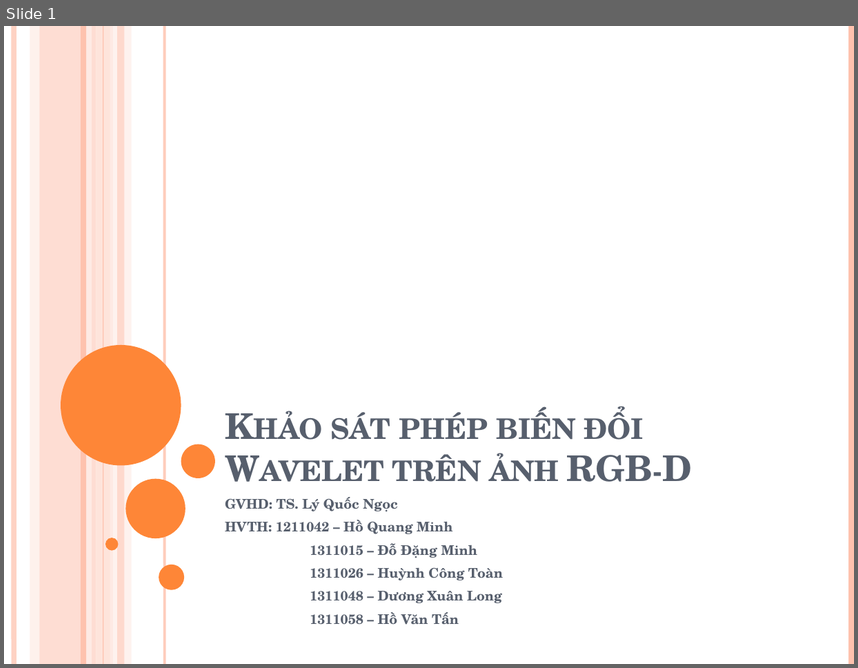
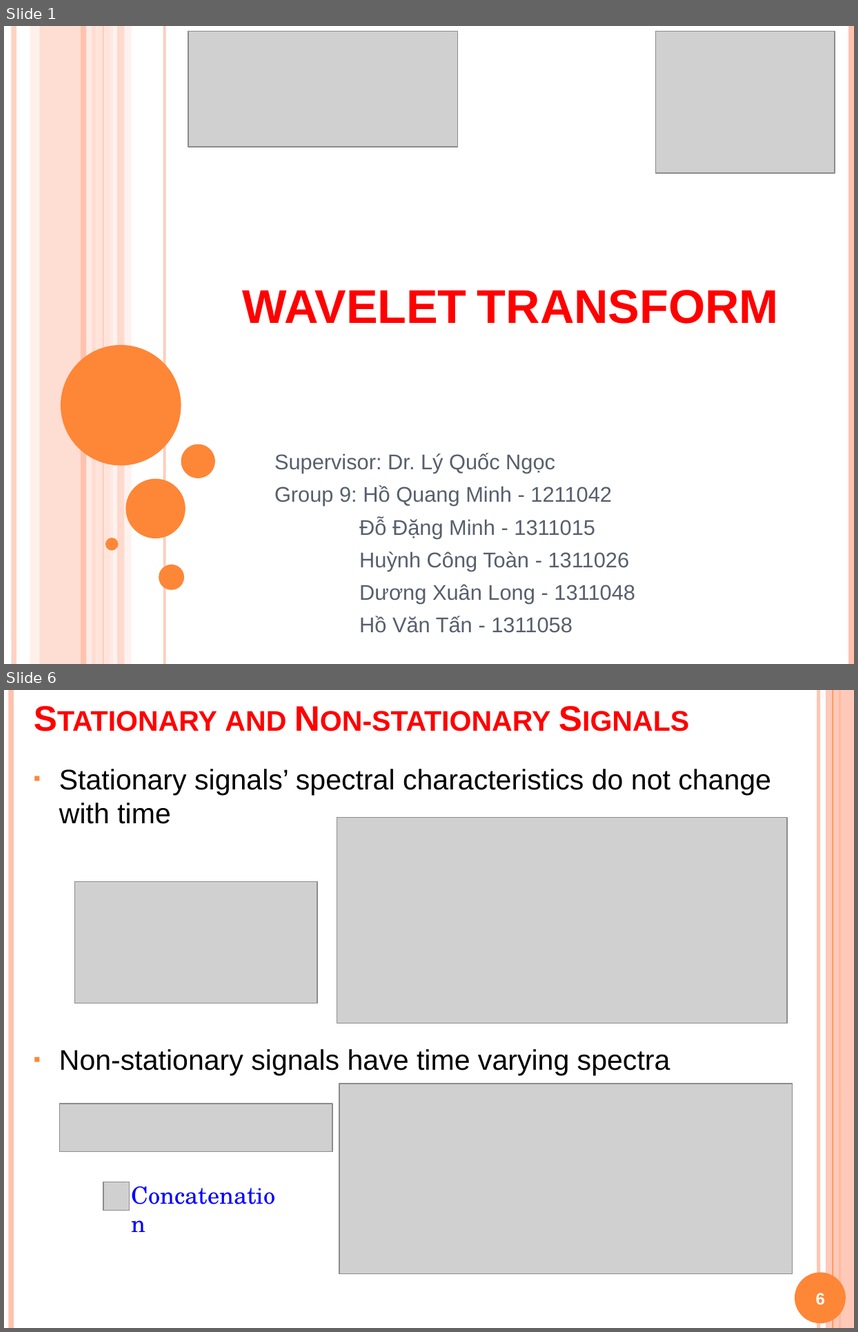
Before and after one commit to Alex7Huynh/dip-g9, a slide deck: 6. PPT/Wavelet transform.pptx. Shown one above the other, each under a label of ours: slide 1 before the commit, slides 1 and 6 after it; the slides between them are not shown. The pictures are 858x668 and 858x1332 pixels, drawn with LibreOffice and Linux fonts; fonts in the diff are those of the drawing; grey boxes stand for pictures. Boxes give left, top, right and bottom in pixels: in the first picture for what was removed or moved away, otherwise in the second. Text is boxed around its words. In the diff, an @@ line names an element or a change of style, - is before the commit and + after.

```diff
--- a/6. PPT/Wavelet transform.pptx
+++ b/6. PPT/Wavelet transform.pptx
@@ slide 6 added at bbox=[4, 690, 854, 1328], background #FFFFFF @@
@@ line added from (11, 690) to (11, 1328), #FEC3AE 4.5 pt @@
@@ line added from (818, 690) to (818, 1328), #FEC3AE 3 pt @@
@@ rectangle added at bbox=[826, 690, 854, 1328], fill #FEC3AE at 87% opacity @@
@@ line added from (833, 690) to (833, 1328), #FE8637 0.75 pt @@
@@ line added from (840, 690) to (840, 1328), #FE8637 1.5 pt @@
@@ title added at bbox=[59, 711, 550, 1075], 30 pt, text #FF0000, bold, small capitals @@
+Stationary and Non-stationary Signals
@@ text added at bbox=[59, 769, 771, 1075], 24 pt, text #000000 @@
+▪ Stationary signals’ spectral characteristics do not change with time
+▪ Non-stationary signals have time varying spectra
@@ picture added at bbox=[337, 818, 788, 1023] @@
@@ picture added at bbox=[74, 881, 317, 1003] @@
@@ picture added at bbox=[60, 1103, 333, 1152] @@
@@ picture added at bbox=[339, 1083, 792, 1274] @@
@@ picture added at bbox=[103, 1182, 130, 1210] @@
@@ text added at bbox=[123, 1175, 289, 1212], 20 pt, text #0000FF @@
+Concatenation
@@ ellipse added at bbox=[795, 1272, 846, 1323], fill #FE8637 @@
@@ page number added at bbox=[816, 1292, 825, 1305], 14 pt, text #FFFFFF, bold @@
+6
@@ slide 1 changed as well @@
@@ picture added at bbox=[188, 31, 458, 147] @@
@@ picture added at bbox=[656, 31, 835, 173] @@
@@ title at bbox=[242, 290, 779, 323]: text changed; size 30 to 40 pt; font TeX Gyre Schola to Arial; text colour #575F6D to #FF0000 @@
-Khảo sát phép biến đổi Wavelet trên ảnh RGB-D
+WAVELET TRANSFORM
@@ subtitle at bbox=[274, 452, 635, 633]: text changed; size 11.2 to 18 pt; font TeX Gyre Schola to Arial; bold off @@
-GVHD: TS. Lý Quốc Ngọc
-HVTH: 1211042 – Hồ Quang Minh
-1311015 – Đỗ Đặng Minh
-1311026 – Huỳnh Công Toàn
-1311048 – Dương Xuân Long
-1311058 – Hồ Văn Tấn
+Supervisor: Dr. Lý Quốc Ngọc
+Group 9: Hồ Quang Minh - 1211042
+Đỗ Đặng Minh - 1311015
+Huỳnh Công Toàn - 1311026
+Dương Xuân Long - 1311048
+Hồ Văn Tấn - 1311058
```
Also in this commit, not shown: 54 other slides added, 1 slide removed, 2 other files.
